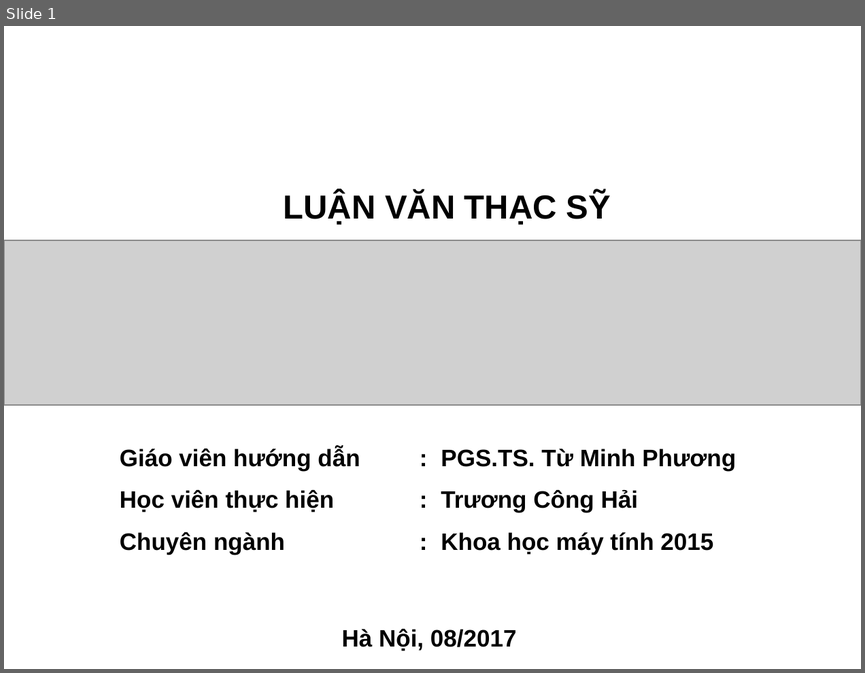
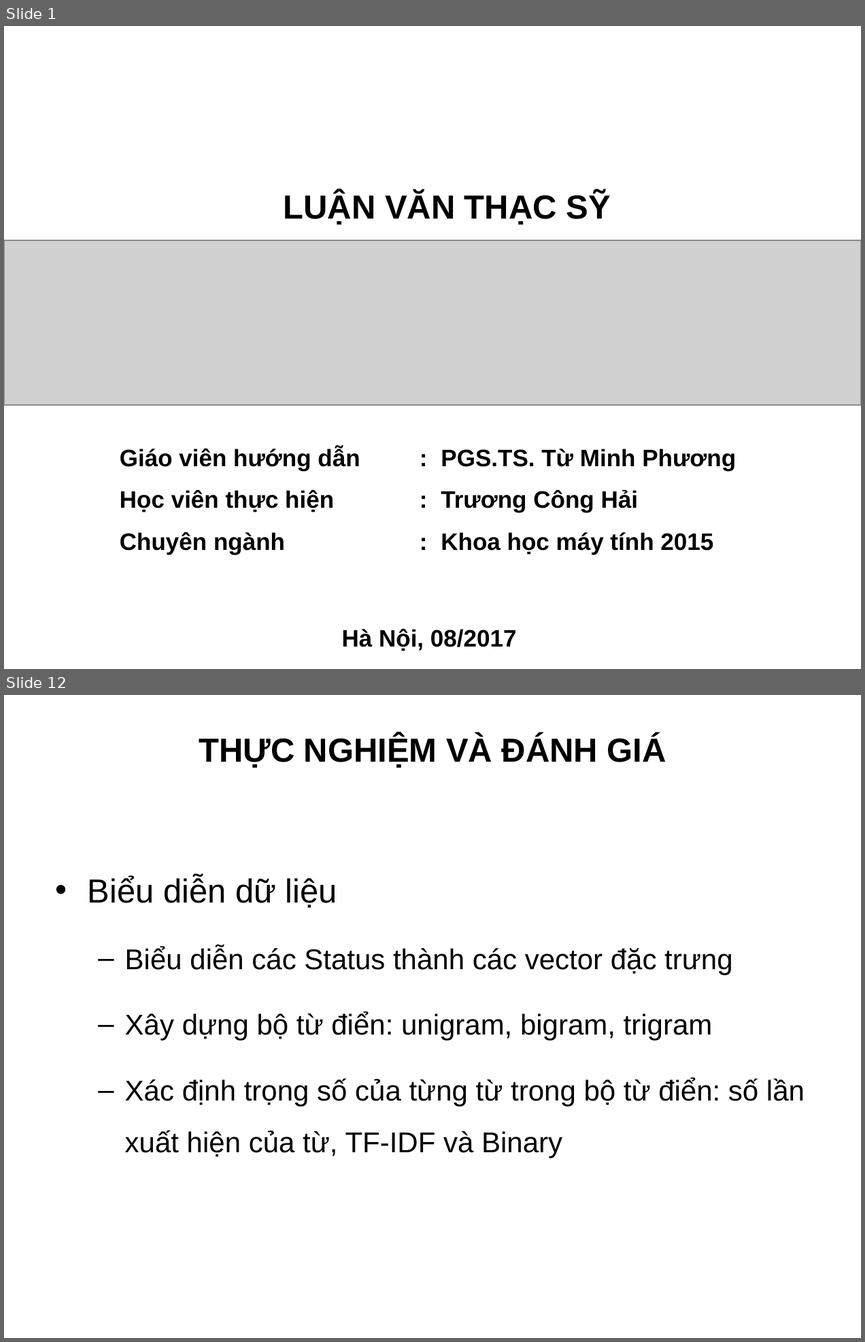
Before and after one commit to truonghaibg/thesis, a slide deck: tchai/Slide_LuanVan_TruongCongHai.ppt. Shown one above the other, each under a label of ours: slide 1 before the commit, slides 1 and 12 after it; the slides between them are not shown. The pictures are 865x673 and 865x1342 pixels, drawn with LibreOffice and Linux fonts; fonts in the diff are those of the drawing; grey boxes stand for pictures; background and template pictures are left out. Boxes give left, top, right and bottom in pixels: in the first picture for what was removed or moved away, otherwise in the second. Text is boxed around its words. In the diff, an @@ line names an element or a change of style, - is before the commit and + after.

```diff
--- a/tchai/Slide_LuanVan_TruongCongHai.ppt
+++ b/tchai/Slide_LuanVan_TruongCongHai.ppt
@@ slide 12 added at [4,695,861,1338], background picture (left out) @@
@@ title added at [198,735,666,768], 28 pt, text #000000, bold @@
+THỰC NGHIỆM VÀ ĐÁNH GIÁ
@@ text added at [88,876,804,1157], 24 pt, text #000000 @@
+• Biểu diễn dữ liệu
+  – Biểu diễn các Status thành các vector đặc trưng
+  – Xây dựng bộ từ điển: unigram, bigram, trigram
+  – Xác định trọng số của từng từ trong bộ từ điển: số lần xuất hiện của từ, TF-IDF và Binary
```
Also in this commit, not shown: 15 slides changed, 6 other slides added, 5 slides removed.
